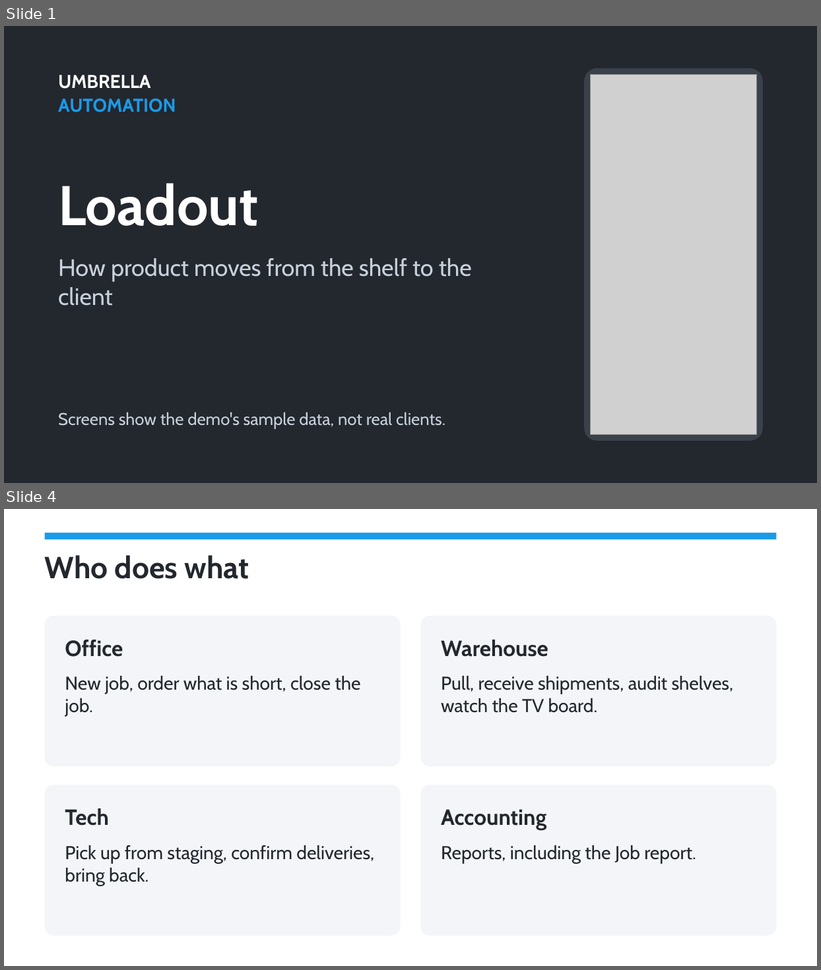
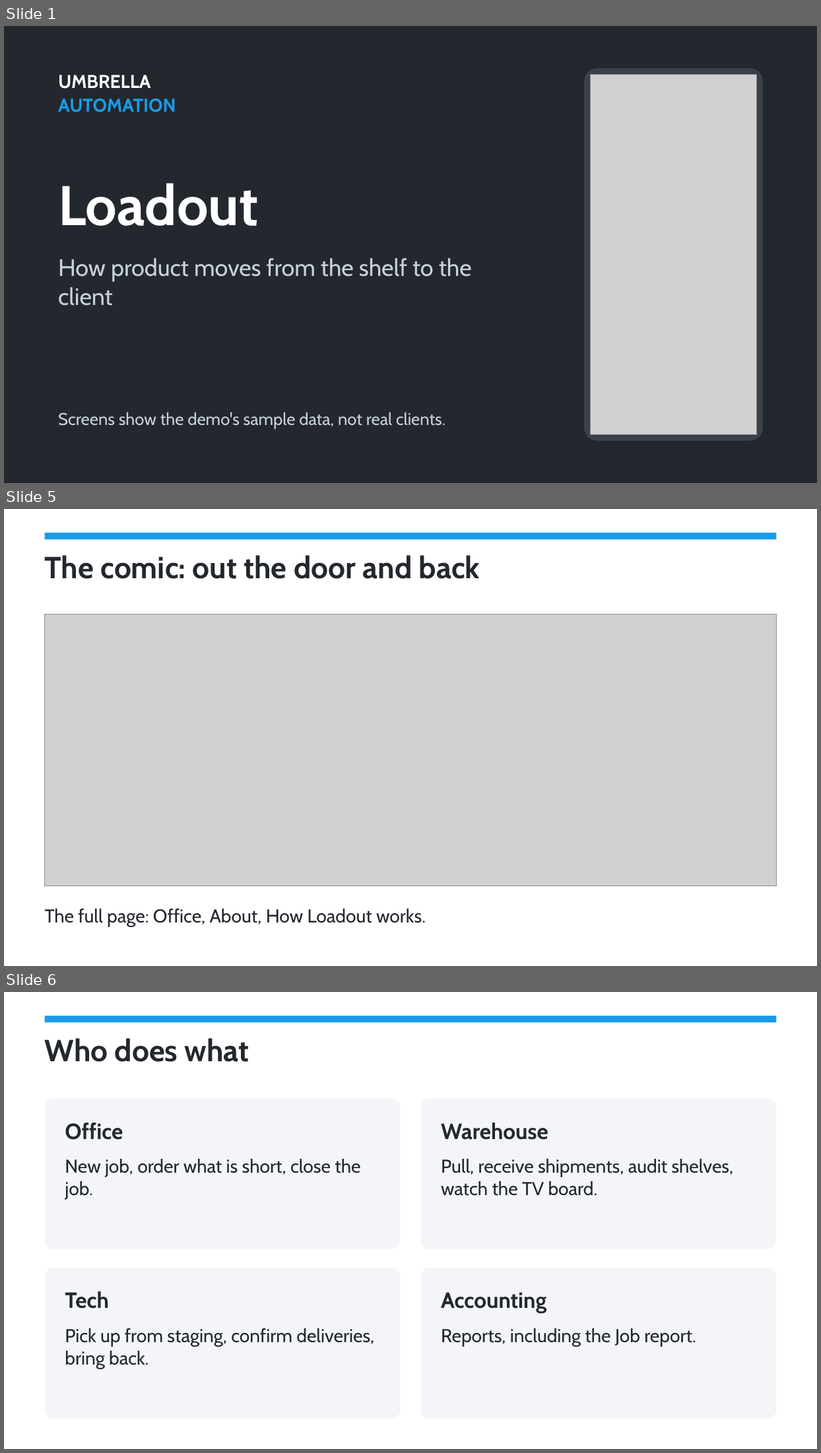
Before and after one commit to frank-umbrella/dev, a slide deck: loadout/training/Loadout-how-it-works.pptx. Shown one above the other, each under a label of ours: slides 1 and 4 before the commit, slides 1, 5 and 6 after it; the slides between them are not shown. The pictures are 821x970 and 821x1453 pixels, drawn with LibreOffice and Linux fonts; fonts in the diff are those of the drawing; grey boxes stand for pictures. Boxes give left, top, right and bottom in pixels: in the first picture for what was removed or moved away, otherwise in the second. Text is boxed around its words. In the diff, an @@ line names an element or a change of style, - is before the commit and + after.

```diff
--- a/loadout/training/Loadout-how-it-works.pptx
+++ b/loadout/training/Loadout-how-it-works.pptx
@@ slide 5 added at <box>4,509,817,966</box>, background #FFFFFF @@
@@ rectangle added at <box>45,533,777,539</box>, fill #1A9BE8 @@
@@ text added at <box>45,555,480,579</box>, 36 pt, text #23272E, bold @@
+The comic: out the door and back
@@ picture added at <box>45,614,777,886</box> @@
@@ text added at <box>45,909,426,927</box>, 22 pt, text #23272E @@
+The full page: Office, About, How Loadout works.
@@ what was slide 4 is now slide 6 @@
```
Also in this commit, not shown: 2 slides changed, 2 other slides added, 1 slide removed, 11 other files.
